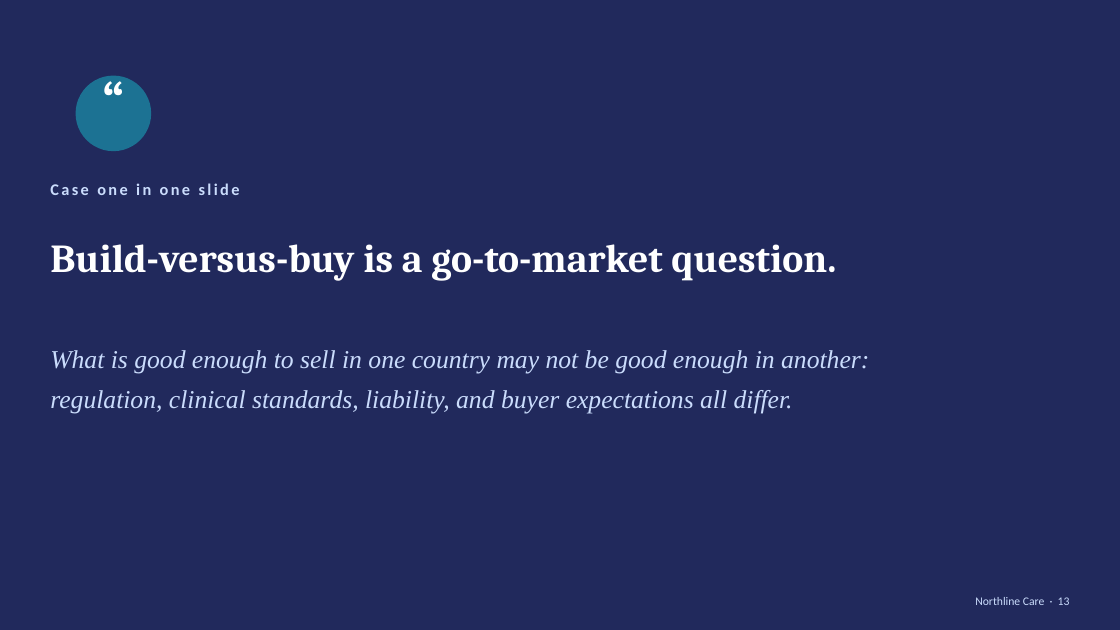
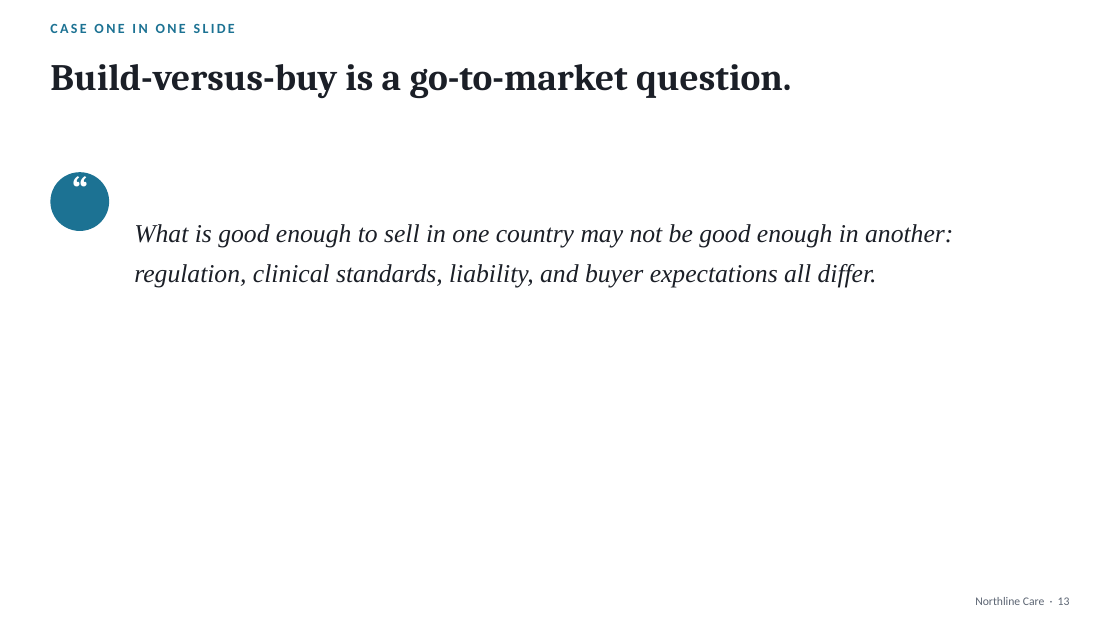
Before and after one commit to anthonymorrisjohnson/northline-course, a slide deck: slide 13 of slides/deck.pptx. Drawn at 1120x630 pixels with LibreOffice and Linux fonts; fonts in the diff are those of the drawing. Boxes give left, top, right and bottom in pixels: in the first picture for what was removed or moved away, otherwise in the second. Text is boxed around its words. In the diff, an @@ line names an element or a change of style, - is before the commit and + after.

```diff
--- a/slides/deck.pptx
+++ b/slides/deck.pptx
@@ background #21295C to #FFFFFF @@
@@ text at (x1=50, y1=24, x2=235, y2=33): text changed; size 14 to 12 pt; text colour #CADCFC to #1C7293 @@
-Case one in one slide
+CASE ONE IN ONE SLIDE
@@ text "Build-versus-buy is a go-to-market question." moved from (x1=50, y1=244, x2=836, y2=281) to (x1=50, y1=64, x2=791, y2=99) @@
@@ text "Build-versus-buy is a go-to-market question." at (x1=50, y1=64, x2=791, y2=99): size 34 to 32 pt, text colour #FFFFFF to #1B1F27 @@
@@ rounded rectangle removed at (x1=76, y1=76, x2=151, y2=151) @@
@@ text "“" moved from (x1=76, y1=60, x2=151, y2=136) to (x1=50, y1=160, x2=109, y2=218) @@
@@ text "“" at (x1=50, y1=160, x2=109, y2=218): size 46 to 34 pt @@
@@ ellipse added at (x1=50, y1=172, x2=109, y2=231), fill #1C7293 @@
@@ text "What is good enough to ..." moved from (x1=50, y1=350, x2=869, y2=414) to (x1=134, y1=224, x2=953, y2=288) @@
@@ text "What is good enough to ..." at (x1=134, y1=224, x2=953, y2=288): text colour #CADCFC to #1B1F27 @@
@@ text "Northline Care · 13" at (x1=975, y1=597, x2=1070, y2=605): text colour #CADCFC to #5B6472 @@
```
Also in this commit, not shown: 2 other slides changed, 1 other file.
